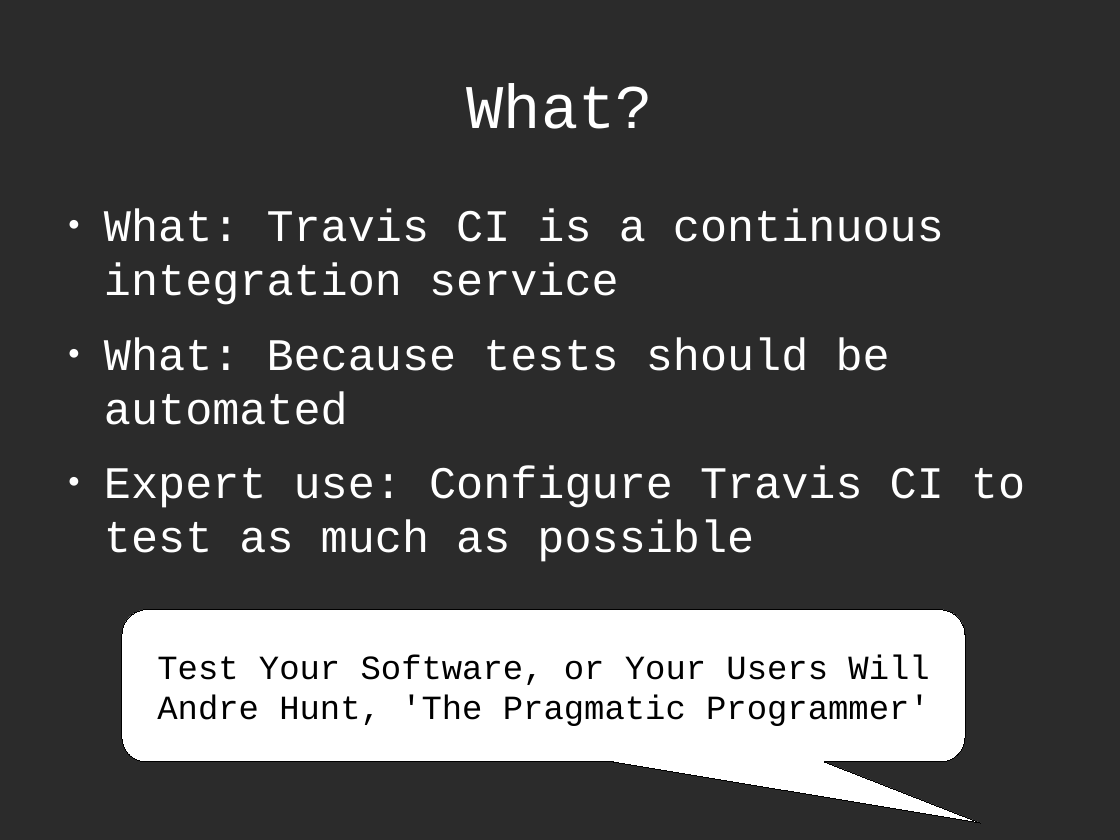
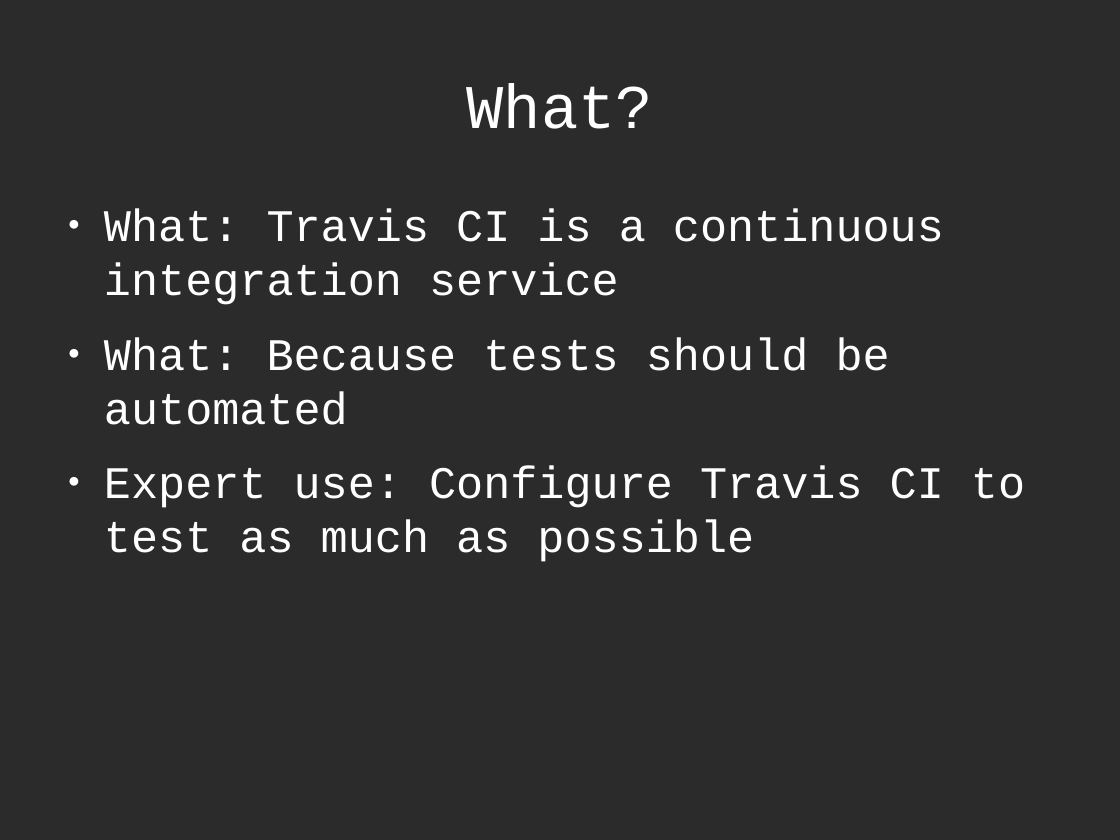
Before and after one commit to richelbilderbeek/CppPresentations, a slide deck: slide 3 of Travis/Travis.odp (slide 2 before the commit). Drawn at 1120x840 pixels with LibreOffice and Linux fonts; fonts in the diff are those of the drawing; background and template pictures are left out; a plain dark background stands for a picture behind light text. Boxes give left, top, right and bottom in pixels: in the first picture for what was removed or moved away, otherwise in the second. Text is boxed around its words. In the diff, an @@ line names an element or a change of style, - is before the commit and + after.

```diff
--- a/Travis/Travis.odp
+++ b/Travis/Travis.odp
@@ rounded speech box removed at (x1=122, y1=610, x2=966, y2=762) @@
-Test Your Software, or Your Users Will
-Andre Hunt, 'The Pragmatic Programmer'
```
Also in this commit, not shown: 1 slide added, 2 other files.
